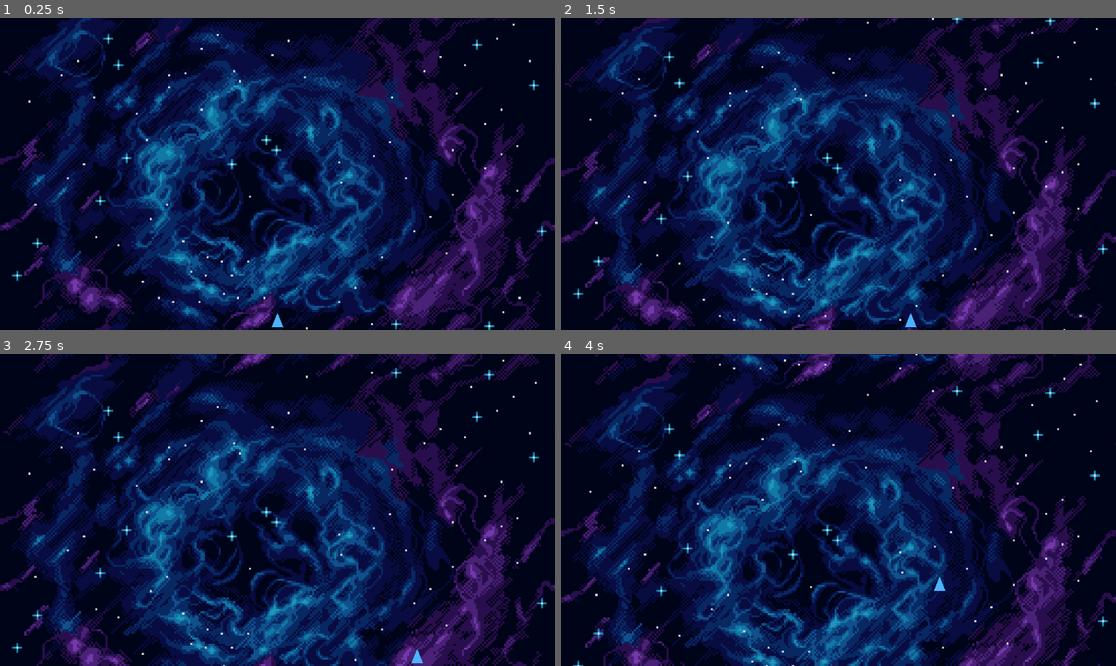
Above: before the commit, frames 1-4 (two rows, left to right).
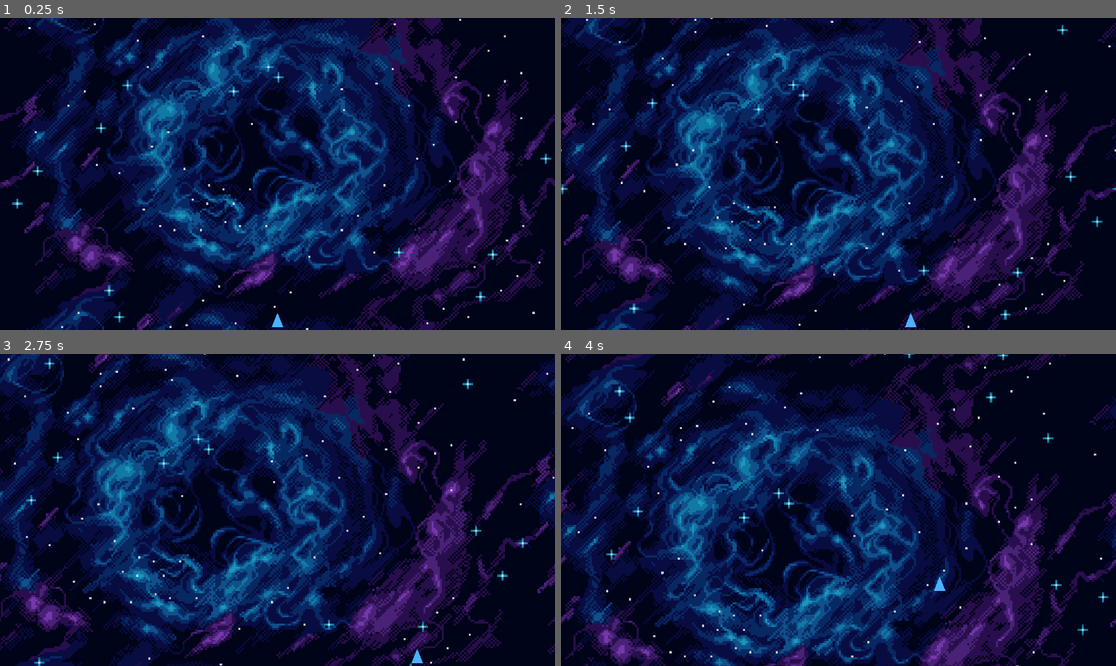
Above: after the commit, the same moments.

Repository: HouZenKai/ShooterCarnival
Game: Godot game, scene res://scenes/main.tscn
The game is run twice, just before and just after one commit, with the same random seed, the same clock (stepped at 60 frames per second) and the same inputs.
Inputs:
- Up to frame 1 (0.25 s): no input
- Up to frame 2 (1.5 s): hold D (move_right) 0.53-1.28 s; hold S (move_down) from 1.28 s (still down)
- Up to frame 3 (2.75 s): release S (move_down) at 2.03 s; hold D (move_right) from 2.03 s (still down)
- Up to frame 4 (4 s): release D (move_right) at 2.78 s; hold W (move_up) 2.78-3.53 s; hold A (move_left) from 3.53 s (still down)

The runs differ from the first frame. In frame 1, 58% of the frame differs, in the area x 0-100%, y 0-100%; in frame 2, 60%; in frame 3, 62%; in frame 4, 58%.

Commit message:
Implement starry parallax background with player-responsive scrolling

Diff:
--- a/src/scenes/main.gd
+++ b/src/scenes/main.gd
@@ -4,30 +4,60 @@
 # These values are based on the viewport size and desired parallax effect
 
 # Viewport dimensions (Godot default: 1152x648)
-# Using 1143x672 to create seamless tiling with slight overlap
-# This prevents visual gaps when scrolling
-const PARALLAX_REPEAT_WIDTH := 1143
-const PARALLAX_REPEAT_HEIGHT := 672
+# Repeat size based on background sprite dimensions (272x160) scaled by 4.235294
+# Slight reduction in repeat height to create overlap and prevent seams
+const PARALLAX_REPEAT_WIDTH := 1152  # 272 * 4.235294 ≈ 1152 (matches viewport width)
+const PARALLAX_REPEAT_HEIGHT := 676  # Slightly less than 678 to create overlap
 
-# Scroll scale determines how fast layers move relative to camera
+# Scroll scale determines how fast layers move relative to player movement
 # Lower values = slower movement = appears further away
 const BACKGROUND_SCROLL_SCALE := 0.3  # Far background moves slowest
 const STARS_SCROLL_SCALE := 0.5       # Stars layer moves at medium speed
 
 # Autoscroll speed in pixels per second (vertical scrolling)
-# Creates continuous downward movement for space shooter feel
-const BACKGROUND_AUTOSCROLL_SPEED := 20.0  # Slow drift for far background
-const STARS_AUTOSCROLL_SPEED := 30.0       # Faster drift for mid-ground stars
+# Creates continuous downward movement for classic arcade shooter feel
+const BACKGROUND_AUTOSCROLL_SPEED := 20.0  # Slow downward drift for far background
+const STARS_AUTOSCROLL_SPEED := 30.0       # Faster downward drift for mid-ground stars
+
+@onready var background_layer := $BackgroundLayer as Parallax2D
+@onready var stars_layer := $StarsLayer as Parallax2D
+@onready var player := $Player
+
+# Track the base vertical offset for additive parallax
+var background_base_y_offset: float = 0.0
+var stars_base_y_offset: float = 0.0
 
 func _ready() -> void:
 	# Apply constants to BackgroundLayer
-	var background_layer := $BackgroundLayer as Parallax2D
 	background_layer.scroll_scale = Vector2(BACKGROUND_SCROLL_SCALE, BACKGROUND_SCROLL_SCALE)
 	background_layer.repeat_size = Vector2(PARALLAX_REPEAT_WIDTH, PARALLAX_REPEAT_HEIGHT)
 	background_layer.autoscroll = Vector2(0, BACKGROUND_AUTOSCROLL_SPEED)
+	background_layer.ignore_camera_scroll = true
 
 	# Apply constants to StarsLayer
-	var stars_layer := $StarsLayer as Parallax2D
 	stars_layer.scroll_scale = Vector2(STARS_SCROLL_SCALE, STARS_SCROLL_SCALE)
 	stars_layer.repeat_size = Vector2(PARALLAX_REPEAT_WIDTH, PARALLAX_REPEAT_HEIGHT)
 	stars_layer.autoscroll = Vector2(0, STARS_AUTOSCROLL_SPEED)
+	stars_layer.ignore_camera_scroll = true
+
+func _process(delta: float) -> void:
+	# Update parallax layers to respond to player movement
+	# This creates depth while maintaining auto-scroll
+	if player:
+		# Calculate offset based on player's position relative to screen center
+		var viewport_center_x: float = get_viewport_rect().size.x / 2.0
+		var viewport_center_y: float = get_viewport_rect().size.y / 2.0
+		var player_offset_x: float = player.position.x - viewport_center_x
+		var player_offset_y: float = player.position.y - viewport_center_y
+
+		# Update base offsets with autoscroll speed (additive)
+		background_base_y_offset += BACKGROUND_AUTOSCROLL_SPEED * delta
+		stars_base_y_offset += STARS_AUTOSCROLL_SPEED * delta
+
+		# Apply combined offset: autoscroll base + player-relative parallax
+		# This makes both effects work additively
+		background_layer.scroll_offset.x = -player_offset_x * BACKGROUND_SCROLL_SCALE
+		background_layer.scroll_offset.y = background_base_y_offset - (player_offset_y * BACKGROUND_SCROLL_SCALE)
+
+		stars_layer.scroll_offset.x = -player_offset_x * STARS_SCROLL_SCALE
+		stars_layer.scroll_offset.y = stars_base_y_offset - (player_offset_y * STARS_SCROLL_SCALE)
--- a/src/scenes/main.tscn
+++ b/src/scenes/main.tscn
@@ -9,21 +9,27 @@
 script = ExtResource("1_jyhfs")
 
 [node name="BackgroundLayer" type="Parallax2D" parent="."]
+scroll_scale = Vector2(0.3, 0.3)
+repeat_size = Vector2(5120, 2880)
 repeat_times = 2
+ignore_camera_scroll = true
 
 [node name="BackSprite" type="Sprite2D" parent="BackgroundLayer"]
 texture_filter = 1
-scale = Vector2(4.205, 4.205)
+scale = Vector2(4.235294, 4.235294)
 texture = ExtResource("2_0wfyh")
 centered = false
 region_rect = Rect2(0, 0, 4608, 2592)
 
 [node name="StarsLayer" type="Parallax2D" parent="."]
+scroll_scale = Vector2(0.5, 0.5)
+repeat_size = Vector2(5120, 2880)
 repeat_times = 2
+ignore_camera_scroll = true
 
 [node name="StarsSprite" type="Sprite2D" parent="StarsLayer"]
 texture_filter = 1
-scale = Vector2(4.205, 4.205)
+scale = Vector2(4.235294, 4.235294)
 texture = ExtResource("3_sugp2")
 centered = false
 region_rect = Rect2(0, 0, 4608, 2592)
--- a/src/scenes/player/player.gd
+++ b/src/scenes/player/player.gd
@@ -12,9 +12,9 @@
 	# Move player
 	move_and_slide()
 
-	# Clamp position accounting for collision shape bounds
-	var screen_rect = get_viewport_rect()
-	var collision_shape = $CollisionShape2D
+	# Clamp position to screen bounds (classic arcade style)
+	var screen_rect := get_viewport_rect()
+	var collision_shape := $CollisionShape2D
 	assert(collision_shape != null, "Player requires a CollisionShape2D child node")
 	assert(collision_shape.shape != null, "CollisionShape2D requires a shape resource")
 
@@ -23,7 +23,7 @@
 	if collision_shape.shape is RectangleShape2D:
 		half_size = collision_shape.shape.size / 2.0
 	elif collision_shape.shape is CircleShape2D:
-		var radius = collision_shape.shape.radius
+		var radius: float = collision_shape.shape.radius
 		half_size = Vector2(radius, radius)
 	elif collision_shape.shape is CapsuleShape2D:
 		half_size = Vector2(collision_shape.shape.radius, collision_shape.shape.height / 2.0)
